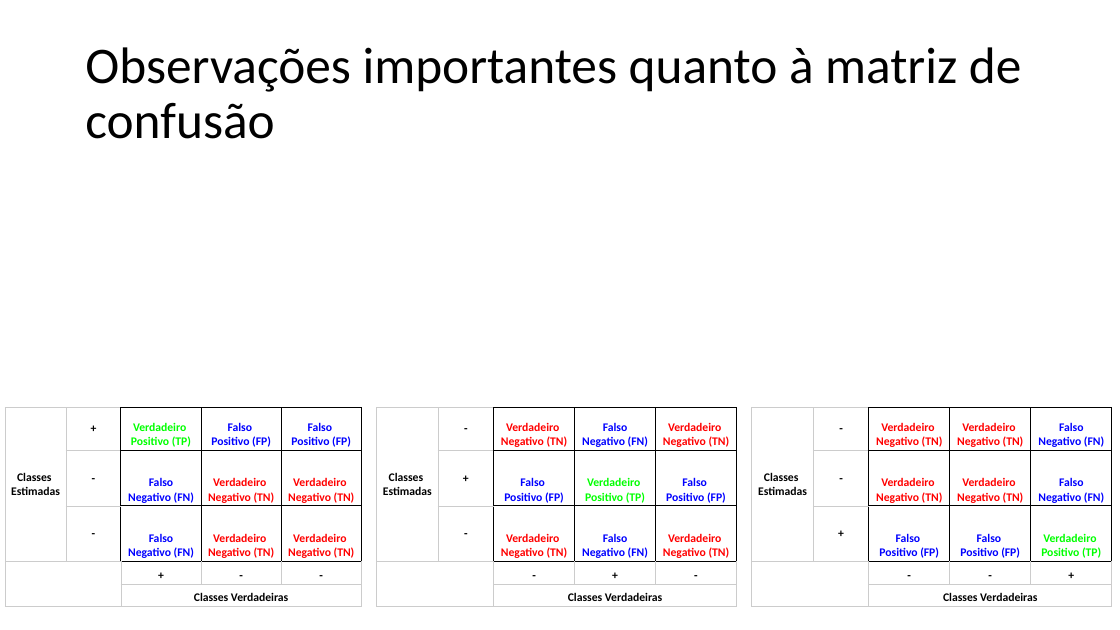
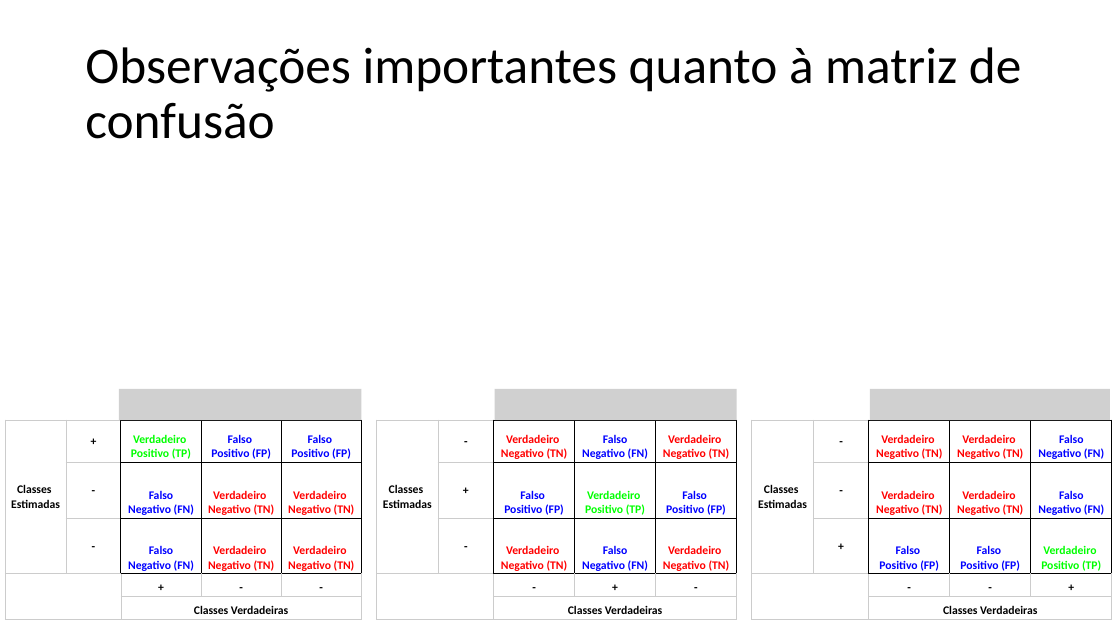
Before and after one commit to zz4fap/t320_aprendizado_de_maquina, a slide deck: slide 9 of slides/T320_Classificação (Parte V).pptx. Drawn at 1120x630 pixels with LibreOffice and Linux fonts; fonts in the diff are those of the drawing; grey boxes stand for pictures. Boxes give left, top, right and bottom in pixels: in the first picture for what was removed or moved away, otherwise in the second. Text is boxed around its words. In the diff, an @@ line names an element or a change of style, - is before the commit and + after.

```diff
--- a/slides/T320_Classificação (Parte V).pptx
+++ b/slides/T320_Classificação (Parte V).pptx
@@ picture added at <box>119,389,362,420</box> @@
@@ picture added at <box>495,389,737,420</box> @@
@@ picture added at <box>870,389,1110,420</box> @@
@@ 3 tables: place and size @@
-3 tables at <box>5,408,1111,607</box>
+3 tables at <box>5,420,1111,619</box>
```
Also in this commit, not shown: 3 other slides changed, 3 other files.
